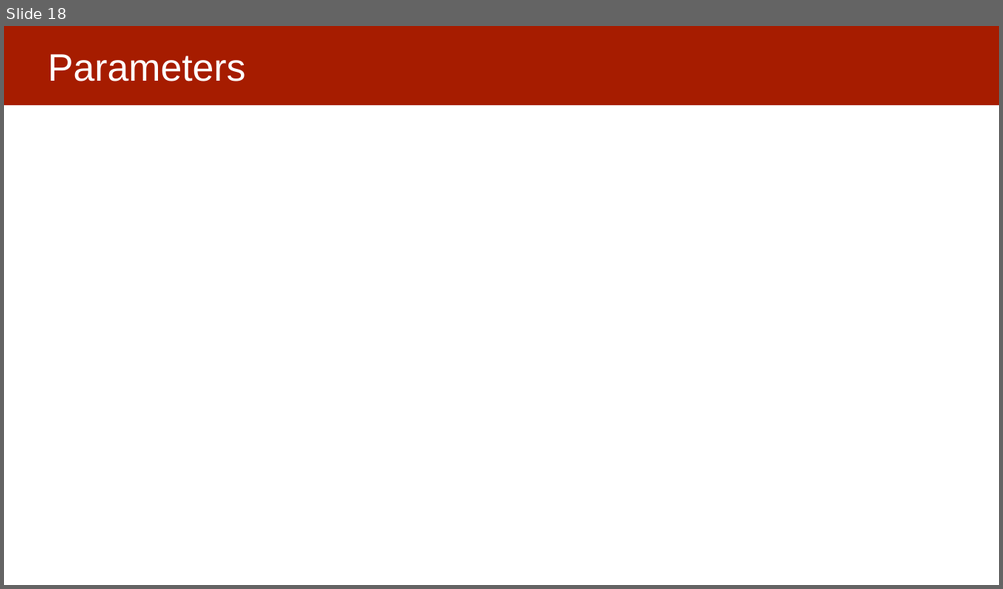
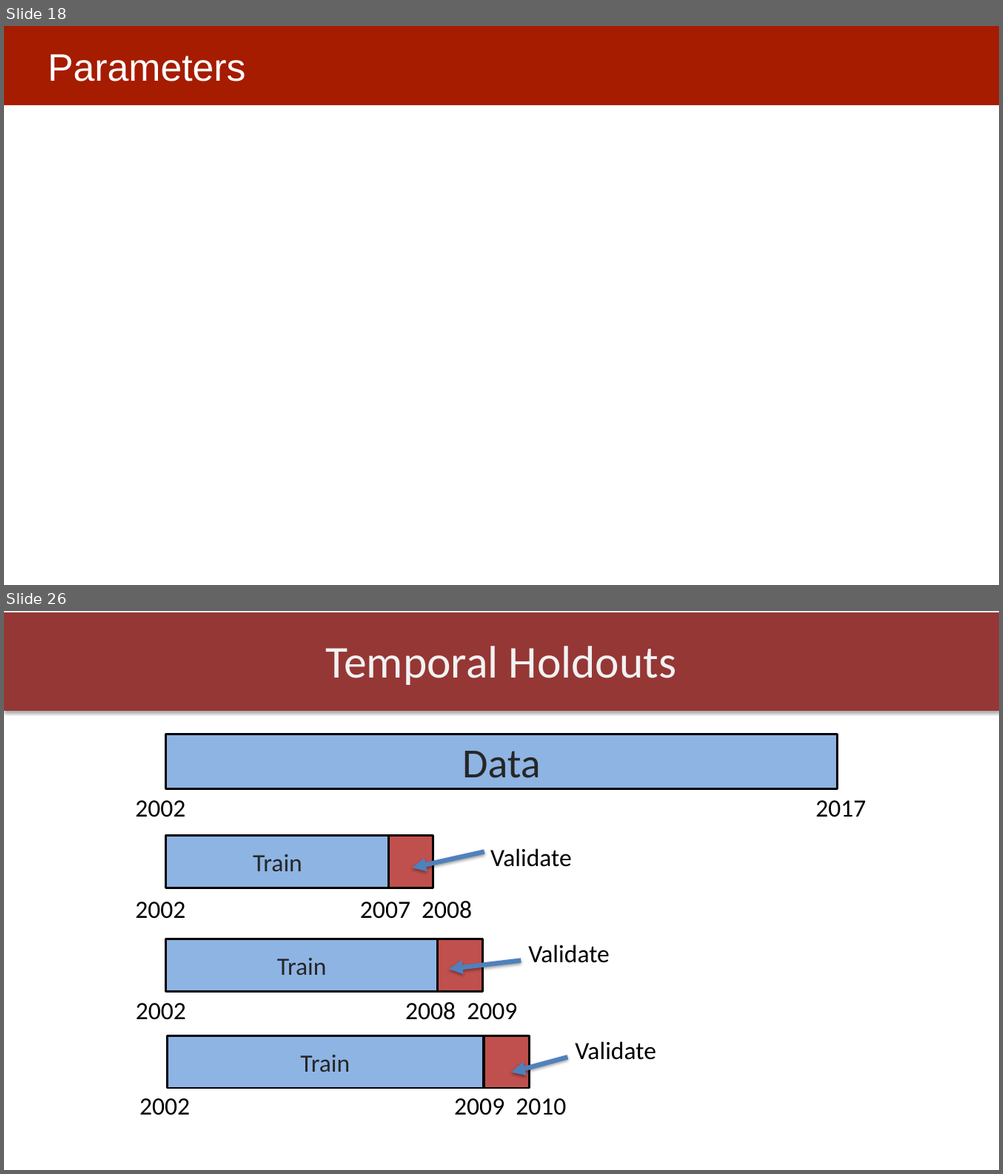
Before and after one commit to dssg/MLinPractice, a slide deck: Lectures/Lecture5-ModelSelection.pptx. Shown one above the other, each under a label of ours: slide 18 before the commit, slides 18 and 26 after it; the slides between them are not shown. The pictures are 1003x589 and 1003x1174 pixels, drawn with LibreOffice and Linux fonts; fonts in the diff are those of the drawing. Boxes give left, top, right and bottom in pixels: in the first picture for what was removed or moved away, otherwise in the second. Text is boxed around its words. In the diff, an @@ line names an element or a change of style, - is before the commit and + after.

```diff
--- a/Lectures/Lecture5-ModelSelection.pptx
+++ b/Lectures/Lecture5-ModelSelection.pptx
@@ slide 26 added at [4,611,999,1170], background #FFFFFF @@
@@ rectangle added at [4,612,999,711], fill #953735 @@
@@ title added at [326,646,677,685], 44 pt, text #F2F2F2 @@
+Temporal Holdouts
@@ rectangle added at [166,734,837,789], fill #8EB4E3, outline #000000 2 pt, 40 pt, text #262626 @@
+Data
@@ text added at [135,800,865,817], 24 pt, text #000000 @@
+2002 2017
@@ group added at [135,835,572,919]: 2 rectangles, 2 texts, 1 arrow @@
+Train
+2002 2007 2008
+Validate
@@ group added at [136,940,609,1020]: 2 rectangles, 2 texts, 1 arrow @@
+Train
+Validate
+2002 2008 2009
@@ group added at [139,1037,656,1116]: 2 rectangles, 2 texts, 1 arrow @@
+Train
+Validate
+2002 2009 2010
```
Also in this commit, not shown: 3 slides changed, 9 other slides added, 11 slides removed, 3 other files.
